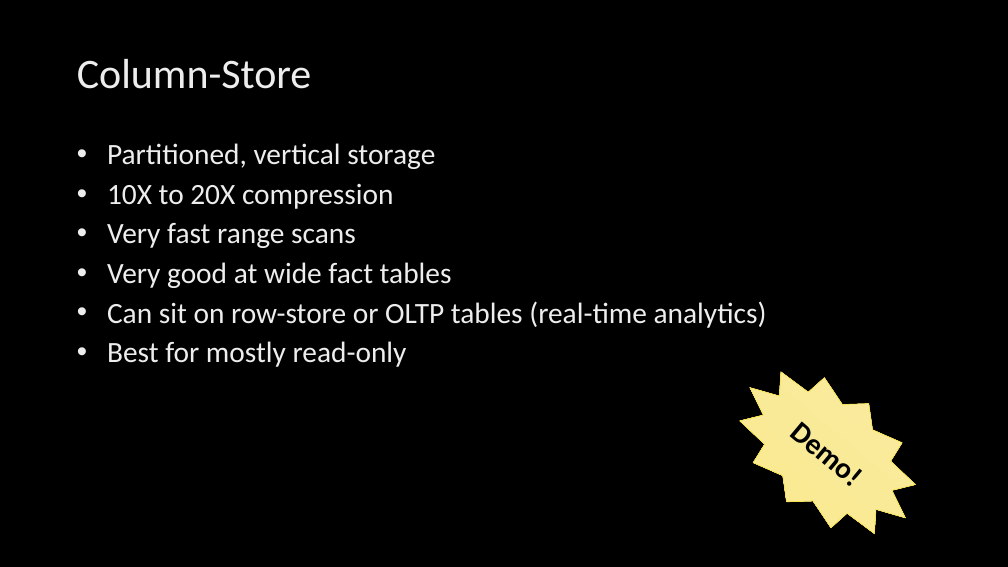
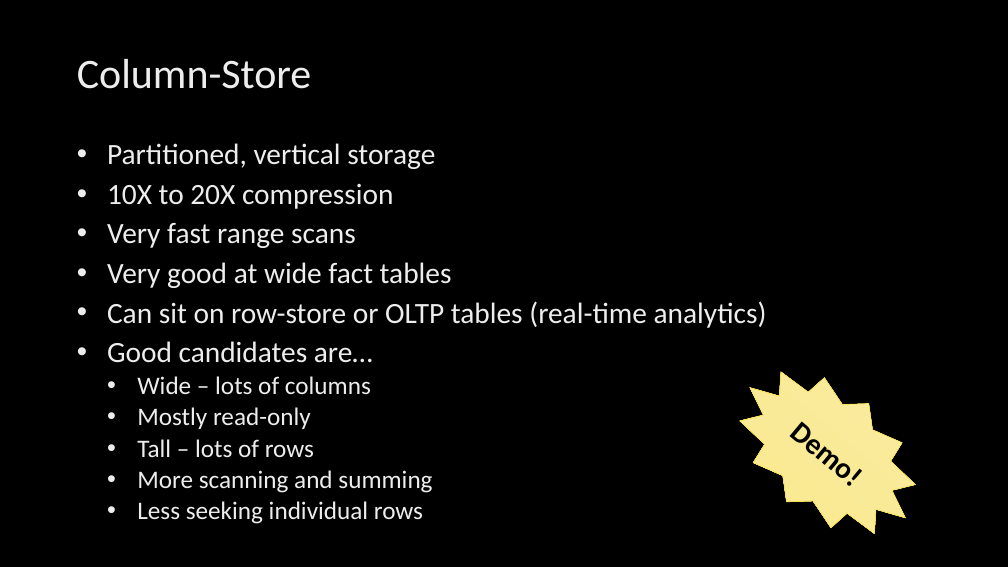
Before and after one commit to billgraziano/kcdc2018, a slide deck: slide 6 of ppt/4. Design Tips/Design Tips.pptx. Drawn at 1008x567 pixels with LibreOffice and Linux fonts; fonts in the diff are those of the drawing; background and template pictures are left out. Boxes give left, top, right and bottom in pixels: in the first picture for what was removed or moved away, otherwise in the second. Text is boxed around its words. In the diff, an @@ line names an element or a change of style, - is before the commit and + after.

```diff
--- a/ppt/4. Design Tips/Design Tips.pptx
+++ b/ppt/4. Design Tips/Design Tips.pptx
@@ text at [107,341,432,524]: text changed; size 28 to 24 pt @@
-• Best for mostly read-only
+• Good candidates are…
+  • Wide – lots of columns
+  • Mostly read-only
+  • Tall – lots of rows
+  • More scanning and summing
+  • Less seeking individual rows
```
Also in this commit, not shown: 7 other slides changed, 1 slide removed, 13 other files.
